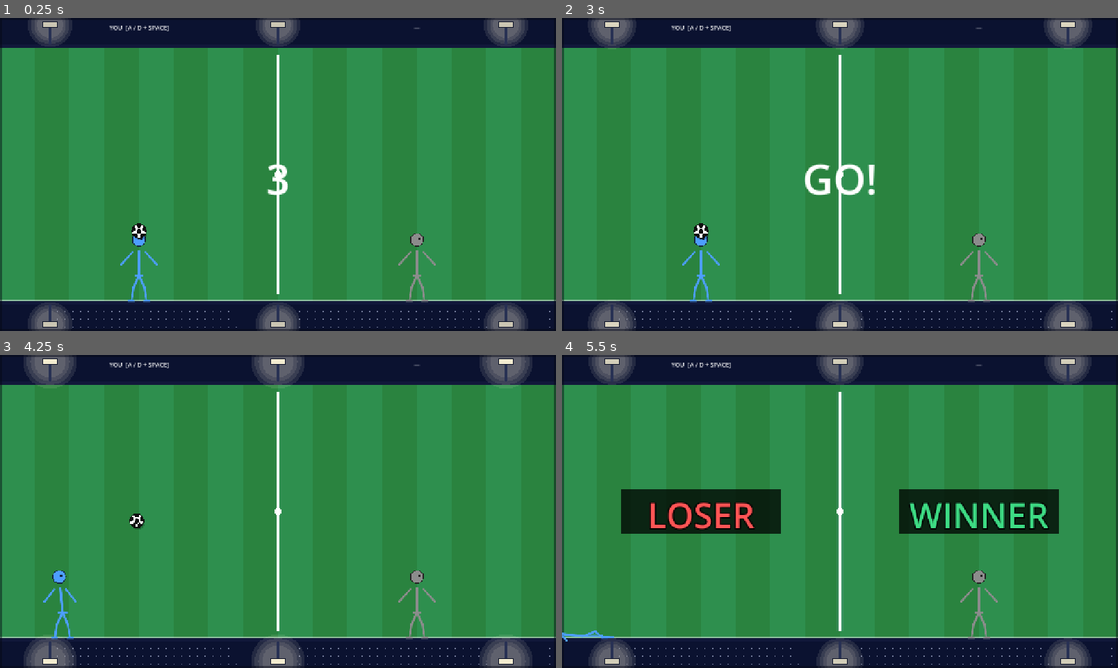
Above: before the commit, frames 1-4 (two rows, left to right).
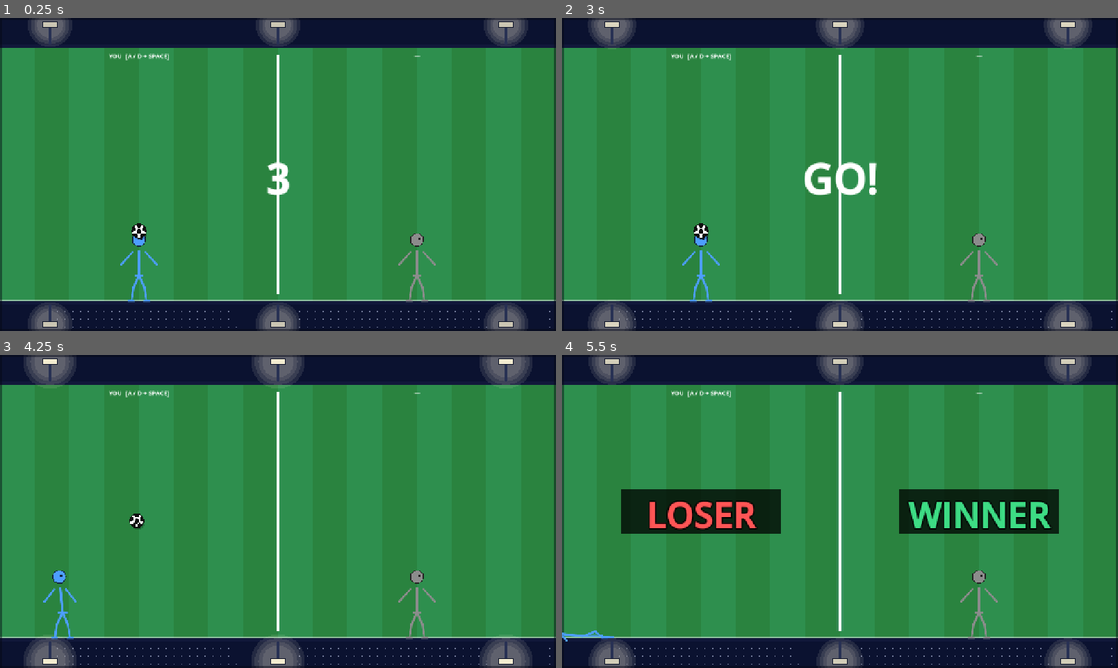
Above: after the commit, the same moments.

Repository: lukalklikadze/fighting-game
Game: Godot game, scene res://minigames/juggling/scenes/Juggling.tscn
Same seed, same stepped clock (60 frames per second), same inputs: the game is played once before the commit and once after it. This scene is started directly instead of the project's main scene.
Inputs (mouse positions are in pixels of both pictures, inside the frame that each line leads up to):
- Up to frame 1 (0.25 s): no input
- Up to frame 2 (3 s): tap Enter at 0.5, 2.75, 2.85 s; move the mouse to (962, 158) at 0.52 s; hold D 0.53-1.28 s; hold Enter 0.53-1.28 s; click (962, 158) at 0.67 s; tap Space at 0.77, 1.25, 1.52 s; move the mouse to (728, 190) at 1.27 s; hold A 1.28-2.03 s; tap Keypad Enter at 1.35 s; move the mouse to (895, 105) at 2.02 s; hold D from 2.03 s (still down); tap Backspace at 2.1 s; move the mouse to (812, 237) at 2.77 s; click (812, 237) at 2.92 s
- Up to frame 3 (4.25 s): tap Space at 3.02, 3.5, 3.77 s; move the mouse to (444, 558) at 3.52 s; release D at 3.53 s; hold A from 3.53 s (still down); hold Keypad Enter from 3.53 s (still down)
- Up to frame 4 (5.5 s): keep holding A; move the mouse to (673, 464) at 4.27 s; release Keypad Enter at 4.28 s; tap Backspace at 4.35 s; tap Space at 4.52 s; move the mouse to (867, 511) at 5.02 s; hold Enter from 5.03 s (still down); click (867, 511) at 5.17 s

The runs differ from the first frame. In frame 1, 0.3% of the frame differs, in the area x 19-76%, y 2-57%; in frame 2, 0.6%; in frame 3, 0.2%; in frame 4, 1.5%, in the area x 15-88%, y 2-56%.

Commit message:
Juggling: directional kick, hand font, label position; Beer: hint text
- Juggling figure now kicks with the leg closest to the ball (ball right
  of centre → right leg, ball left → left leg); arm swing mirrors correctly
- All juggling text now uses the same handwritten font as typeracer
- White centre-circle removed from the pitch
- Instruction label moved down to y=86 (below the crowd stands)
- Beer minigame: "HOLD SPACE TO FILL" hint shown on the YOU panel

Co-Authored-By: Claude Sonnet 4.6 <noreply@anthropic.com>

Diff:
--- a/minigames/beer/scripts/beer.gd
+++ b/minigames/beer/scripts/beer.gd
@@ -409,6 +409,14 @@
 	pct.add_theme_constant_override("outline_size", 6)
 	col.add_child(pct)
 
+	if is_you:
+		var hint := Label.new()
+		hint.text = "HOLD SPACE TO FILL"
+		hint.horizontal_alignment = HORIZONTAL_ALIGNMENT_CENTER
+		hint.add_theme_font_size_override("font_size", 16)
+		hint.add_theme_color_override("font_color", Color(1, 1, 1, 0.55))
+		col.add_child(hint)
+
 	# Per-panel WINNER/LOSER/DRAW overlay, centered over this side.
 	var overlay := CenterContainer.new()
 	overlay.set_anchors_and_offsets_preset(Control.PRESET_FULL_RECT)
--- a/minigames/juggling/scripts/juggling.gd
+++ b/minigames/juggling/scripts/juggling.gd
@@ -50,7 +50,8 @@
 var my_lean   := 0.0
 var my_ball   := Vector2.ZERO
 var my_bvel   := Vector2.ZERO
-var my_kick   := 0.0    # remaining kick animation time
+var my_kick       := 0.0    # remaining kick animation time
+var my_kick_right := true   # which leg is swinging
 var my_alive  := true
 var my_ramp_t := 0.0
 var my_speed  := 1.0    # kick velocity multiplier; grows over time
@@ -59,7 +60,8 @@
 var op_x: float = HALF_W / 2.0
 var op_lean   := 0.0
 var op_ball   := Vector2.ZERO
-var op_kick   := 0.0
+var op_kick       := 0.0
+var op_kick_right := true
 var op_alive  := false   # true once opponent connects
 
 var winner    := ""      # "" | "you" | "opponent"
@@ -77,7 +79,15 @@
 	get_window().content_scale_mode   = Window.CONTENT_SCALE_MODE_CANVAS_ITEMS
 	get_window().content_scale_aspect = Window.CONTENT_SCALE_ASPECT_KEEP
 	DisplayServer.window_set_mode(DisplayServer.WINDOW_MODE_MAXIMIZED)
-	_font = ThemeDB.fallback_font
+	var base_font := SystemFont.new()
+	base_font.font_names = PackedStringArray([
+		"Marker Felt", "Chalkboard SE", "Noteworthy", "Bradley Hand",
+		"Segoe Script", "Comic Sans MS", "Comic Sans MS",
+	])
+	var chubby := FontVariation.new()
+	chubby.base_font = base_font
+	chubby.variation_embolden = 0.6
+	_font = chubby
 	solo    = true
 	am_host = true
 	my_ball = Vector2(HALF_W / 2.0, GROUND_Y - 160.0)
@@ -101,7 +111,8 @@
 	if winner == "":
 		_update(delta)
 		if not solo and op_alive:
-			_net_state.rpc(my_x, my_lean, my_ball.x, my_ball.y, my_kick)
+			var signed_kick := my_kick * (1.0 if my_kick_right else -1.0)
+			_net_state.rpc(my_x, my_lean, my_ball.x, my_ball.y, signed_kick)
 	queue_redraw()
 
 func _update(delta: float) -> void:
@@ -151,6 +162,7 @@
 	if do_kick: _kick()
 
 func _kick() -> void:
+	my_kick_right = my_ball.x >= my_x
 	my_kick = KICK_DURATION
 	var dx      := absf(my_ball.x - my_x)
 	var ball_h  := GROUND_Y - my_ball.y   # distance above ground (positive = airborne)
@@ -163,7 +175,9 @@
 @rpc("any_peer", "call_remote", "unreliable")
 func _net_state(x: float, lean: float, bx: float, by: float, kick: float) -> void:
 	op_x = x;  op_lean = lean
-	op_ball = Vector2(bx, by);  op_kick = kick
+	op_ball = Vector2(bx, by)
+	op_kick_right = kick >= 0.0
+	op_kick = absf(kick)
 
 @rpc("any_peer", "call_remote", "reliable")
 func _net_lost() -> void:
@@ -172,8 +186,8 @@
 # ══════════════════════════════════ DRAW ══════════════════════════════════════
 func _draw() -> void:
 	_draw_pitch()
-	_draw_half(0.0,    my_x, my_lean, my_ball, my_kick, my_alive, true)
-	_draw_half(HALF_W, op_x, op_lean, op_ball, op_kick, op_alive, false)
+	_draw_half(0.0,    my_x, my_lean, my_ball, my_kick, my_alive, true,  my_kick_right)
+	_draw_half(HALF_W, op_x, op_lean, op_ball, op_kick, op_alive, false, op_kick_right)
 	if _countdown_text != "":
 		_lbl(Vector2(SW / 2.0, SH / 2.0), _countdown_text, Color.WHITE, 96)
 	elif winner != "":
@@ -218,8 +232,6 @@
 	draw_rect(Rect2(HALF_W - 7, dy, 14, dh), Color(0.6, 0.72, 1.0, 0.12 * pulse))
 	draw_rect(Rect2(HALF_W - 3, dy, 6,  dh), Color(0.8, 0.86, 1.0, 0.30 * pulse))
 	draw_rect(Rect2(HALF_W - 1.5, dy, 3, dh), Color(1, 1, 1, 0.92))
-	draw_circle(Vector2(HALF_W, SH / 2.0), 9.0, Color.WHITE)
-
 	# Floodlights
 	for fx: float in [0.09, 0.5, 0.91]:
 		_draw_floodlight(SW * fx, t, true)
@@ -265,50 +277,54 @@
 
 # ── One player's half ─────────────────────────────────────────────────────────
 func _draw_half(ox: float, fig_x: float, lean: float, ball: Vector2,
-		kick_t: float, alive: bool, is_mine: bool) -> void:
+		kick_t: float, alive: bool, is_mine: bool, kick_right: bool) -> void:
 
 	var fig_col  := Color(0.30, 0.62, 1.00) if is_mine else Color(1.00, 0.38, 0.28)
 	var ball_col := Color.WHITE
 
 	if alive:
 		var hip := Vector2(ox + fig_x, GROUND_Y - LEG_LEN)
-		_draw_figure(hip, lean, kick_t, fig_col)
+		_draw_figure(hip, lean, kick_t, fig_col, kick_right)
 		_draw_ball(Vector2(ox + ball.x, ball.y), ball_col)
 	elif solo and not is_mine:
 		# Solo mode: show idle grey placeholder on opponent side
 		var hip := Vector2(ox + HALF_W / 2.0, GROUND_Y - LEG_LEN)
-		_draw_figure(hip, 0.0, 0.0, Color(0.55, 0.55, 0.55))
+		_draw_figure(hip, 0.0, 0.0, Color(0.55, 0.55, 0.55), true)
 	else:
 		_draw_fallen(Vector2(ox + fig_x, GROUND_Y), fig_col)
 
 	var label := "YOU  [A / D + SPACE]" if is_mine else ("OPPONENT" if op_alive else ("—" if solo else "WAITING…"))
-	_lbl(Vector2(ox + HALF_W / 2.0, 20.0), label, Color.WHITE, 14)
+	_lbl(Vector2(ox + HALF_W / 2.0, 86.0), label, Color.WHITE, 14)
 
 # ── Stick figure ──────────────────────────────────────────────────────────────
-func _draw_figure(hip: Vector2, lean: float, kick_t: float, col: Color) -> void:
+func _draw_figure(hip: Vector2, lean: float, kick_t: float, col: Color, kick_right: bool) -> void:
 	var lw  := 4.0
 	var lw2 := 3.0
+	var p   := 0.0
+	if kick_t > 0.0:
+		p = sin((1.0 - kick_t / KICK_DURATION) * PI)
 
 	# ── Upper body ───────────────────────────────────────────────────────────
 	var neck := hip + Vector2(lean * 16.0, -BODY_LEN)
 	var head := neck + Vector2(lean * 5.0, -HEAD_R * 1.6)
 
-	# Shoulders — small horizontal bar at neck
 	var ls := neck + Vector2(-14.0 - lean * 4.0, 4.0)
 	var rs := neck + Vector2( 14.0 + lean * 4.0, 4.0)
 
 	# ── Legs ─────────────────────────────────────────────────────────────────
 	var thigh := LEG_LEN * 0.50
-	# Natural slight outward bend at knees, feet wider than knees
 	var lk := hip + Vector2(-13.0 + lean * 3.0, thigh)
 	var rk := hip + Vector2( 13.0 + lean * 3.0, thigh)
 	var lf := Vector2(hip.x - 17.0 + lean * 2.0, GROUND_Y)
 	var rf  := Vector2(hip.x + 17.0 + lean * 2.0, GROUND_Y)
 
 	if kick_t > 0.0:
-		var p := sin((1.0 - kick_t / KICK_DURATION) * PI)
-		rk = hip + Vector2(14.0 + p * 26.0, thigh * (1.0 - p * 0.5))
-		rf = Vector2(hip.x + 16.0 + p * 56.0, hip.y + LEG_LEN * 0.78 - p * 42.0)
+		if kick_right:
+			rk = hip + Vector2(14.0 + p * 26.0,  thigh * (1.0 - p * 0.5))
+			rf = Vector2(hip.x + 16.0 + p * 56.0, hip.y + LEG_LEN * 0.78 - p * 42.0)
+		else:
+			lk = hip + Vector2(-14.0 - p * 26.0,  thigh * (1.0 - p * 0.5))
+			lf = Vector2(hip.x - 16.0 - p * 56.0, hip.y + LEG_LEN * 0.78 - p * 42.0)
 
 	# Thighs & shins
 	draw_line(hip, lk, col, lw,  true)
@@ -320,30 +336,34 @@
 	draw_circle(lk, 3.5, col)
 	draw_circle(rk, 3.5, col)
 
-	# Feet — short horizontal lines
-	draw_line(lf + Vector2(-8.0, 0), lf + Vector2(5.0, 0), col, lw2, true)
-	if kick_t > 0.0:
-		var p := sin((1.0 - kick_t / KICK_DURATION) * PI)
+	# Feet
+	if kick_t > 0.0 and not kick_right:
+		draw_line(lf + Vector2(-9.0, p * 3.0), lf + Vector2(4.0, p * -3.0), col, lw2, true)
+	else:
+		draw_line(lf + Vector2(-8.0, 0), lf + Vector2(5.0, 0), col, lw2, true)
+
+	if kick_t > 0.0 and kick_right:
 		draw_line(rf + Vector2(-4.0, p * -3.0), rf + Vector2(9.0, p * 3.0), col, lw2, true)
 	else:
 		draw_line(rf + Vector2(-5.0, 0), rf + Vector2(8.0, 0), col, lw2, true)
 
 	# ── Torso ────────────────────────────────────────────────────────────────
-	# Hip-width bar
 	draw_line(hip + Vector2(-10.0, 0), hip + Vector2(10.0, 0), col, lw2, true)
 	draw_line(hip, neck, col, lw, true)
 
-	# ── Arms ─────────────────────────────────────────────────────────────────
+	# ── Arms — opposite arm swings back during kick for balance ──────────────
 	var la := ls + Vector2(-ARM_LEN * 0.72 - lean * 10.0, ARM_LEN * 0.78)
 	var ra := rs + Vector2( ARM_LEN * 0.72 + lean * 10.0, ARM_LEN * 0.78)
 	if kick_t > 0.0:
-		var p := sin((1.0 - kick_t / KICK_DURATION) * PI)
-		la = ls + Vector2(-ARM_LEN * 1.2, -ARM_LEN * 0.30 + p * ARM_LEN * 0.55)
-		ra = rs + Vector2( ARM_LEN * 0.55, -ARM_LEN * 0.18)
+		if kick_right:
+			la = ls + Vector2(-ARM_LEN * 1.2, -ARM_LEN * 0.30 + p * ARM_LEN * 0.55)
+			ra = rs + Vector2( ARM_LEN * 0.55, -ARM_LEN * 0.18)
+		else:
+			ra = rs + Vector2( ARM_LEN * 1.2, -ARM_LEN * 0.30 + p * ARM_LEN * 0.55)
+			la = ls + Vector2(-ARM_LEN * 0.55, -ARM_LEN * 0.18)
 
 	draw_line(ls, la, col, lw2, true)
 	draw_line(rs, ra, col, lw2, true)
-	# Hand dots
 	draw_circle(la, 3.0, col)
 	draw_circle(ra, 3.0, col)
 
